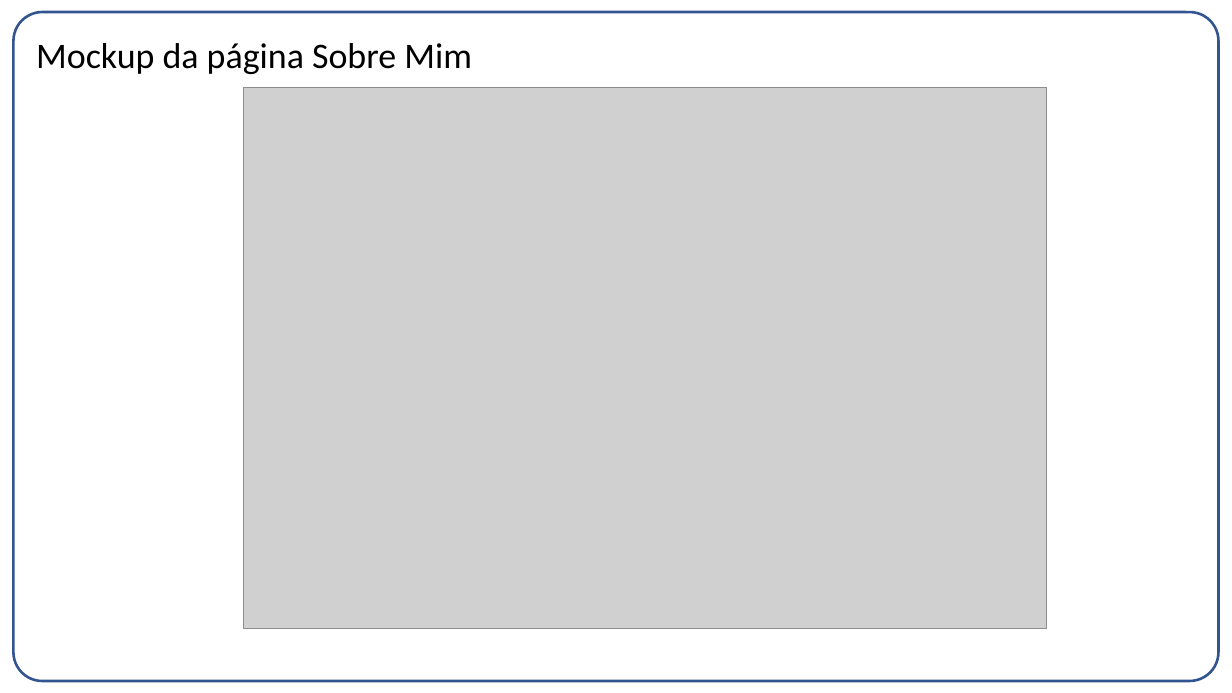
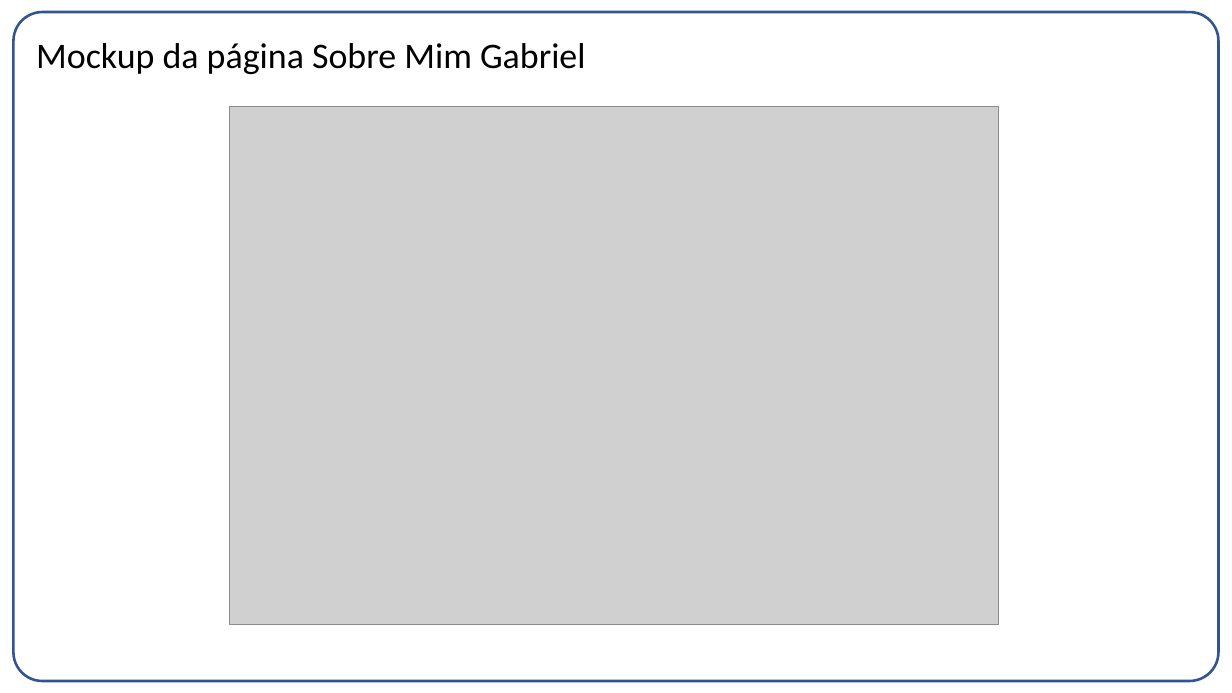
Before and after one commit to gabrielvf1/Co-Design-Projeto-1, a slide deck: slide 9 of Entrega03.pptx. Drawn at 1232x693 pixels with LibreOffice and Linux fonts; fonts in the diff are those of the drawing; grey boxes stand for pictures. Boxes give left, top, right and bottom in pixels: in the first picture for what was removed or moved away, otherwise in the second. Text is boxed around its words. In the diff, an @@ line names an element or a change of style, - is before the commit and + after.

```diff
--- a/Entrega03.pptx
+++ b/Entrega03.pptx
@@ title at <box>36,43,586,74</box>: text changed @@
-Mockup da página Sobre Mim
+Mockup da página Sobre Mim Gabriel
@@ picture: place and size @@
-picture at <box>244,88,1047,628</box>
+picture at <box>229,106,999,625</box>
```
Also in this commit, not shown: 9 other slides changed.
